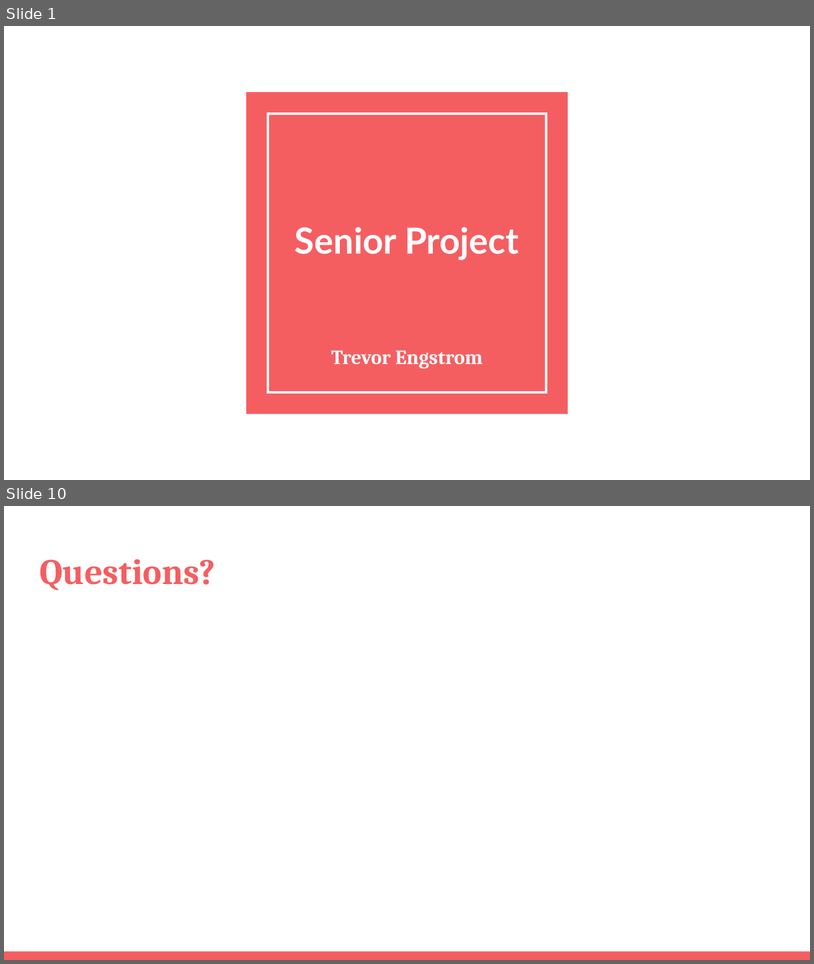
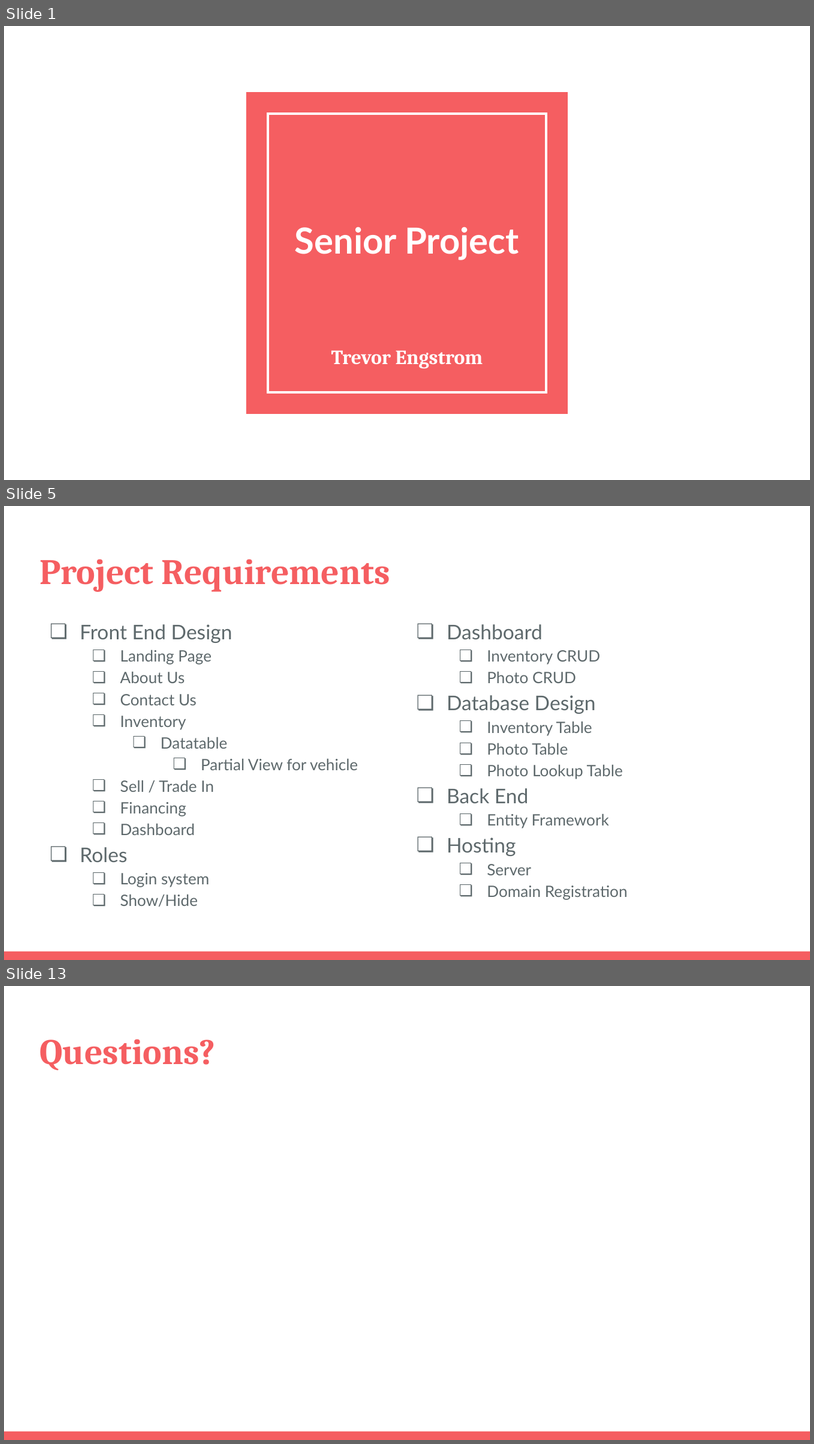
Before and after one commit to trevorengstrom/SeniorProject, a slide deck: Senior Project.pptx. Shown one above the other, each under a label of ours: slides 1 and 10 before the commit, slides 1, 5 and 13 after it; the slides between them are not shown. The pictures are 814x964 and 814x1444 pixels, drawn with LibreOffice and Linux fonts; fonts in the diff are those of the drawing. Boxes give left, top, right and bottom in pixels: in the first picture for what was removed or moved away, otherwise in the second. Text is boxed around its words. In the diff, an @@ line names an element or a change of style, - is before the commit and + after.

```diff
--- a/Senior Project.pptx
+++ b/Senior Project.pptx
@@ slide 5 added at bbox=[4, 506, 810, 960], background #FFFFFF; not listed: 1 template element that a slide beside it also shows @@
@@ title added at bbox=[39, 559, 390, 592], 32 pt, text #F55E61, bold @@
+Project Requirements
@@ text added at bbox=[80, 624, 358, 906], 14 pt, text #5E696C @@
+❏ Front End Design
+  ❏ Landing Page
+  ❏ About Us
+  ❏ Contact Us
+  ❏ Inventory
+    ❏ Datatable
+      ❏ Partial View for vehicle
+  ❏ Sell / Trade In
+  ❏ Financing
+  ❏ Dashboard
+❏ Roles
+  ❏ Login system
+  ❏ Show/Hide
@@ text added at bbox=[447, 624, 628, 899], 14 pt, text #5E696C @@
+❏ Dashboard
+  ❏ Inventory CRUD
+  ❏ Photo CRUD
+❏ Database Design
+  ❏ Inventory Table
+  ❏ Photo Table
+  ❏ Photo Lookup Table
+❏ Back End
+  ❏ Entity Framework
+❏ Hosting
+  ❏ Server
+  ❏ Domain Registration
@@ what was slide 10 is now slide 13 @@
```
Also in this commit, not shown: 10 other slides added, 8 slides removed.
